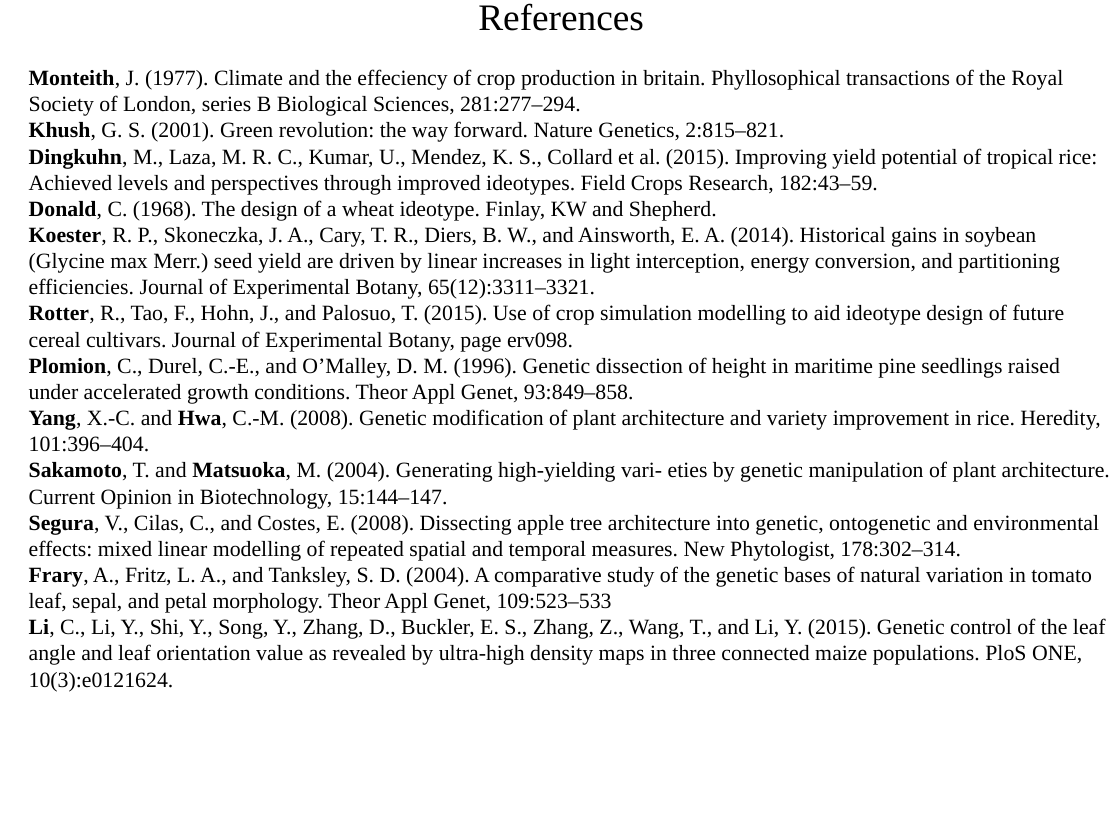
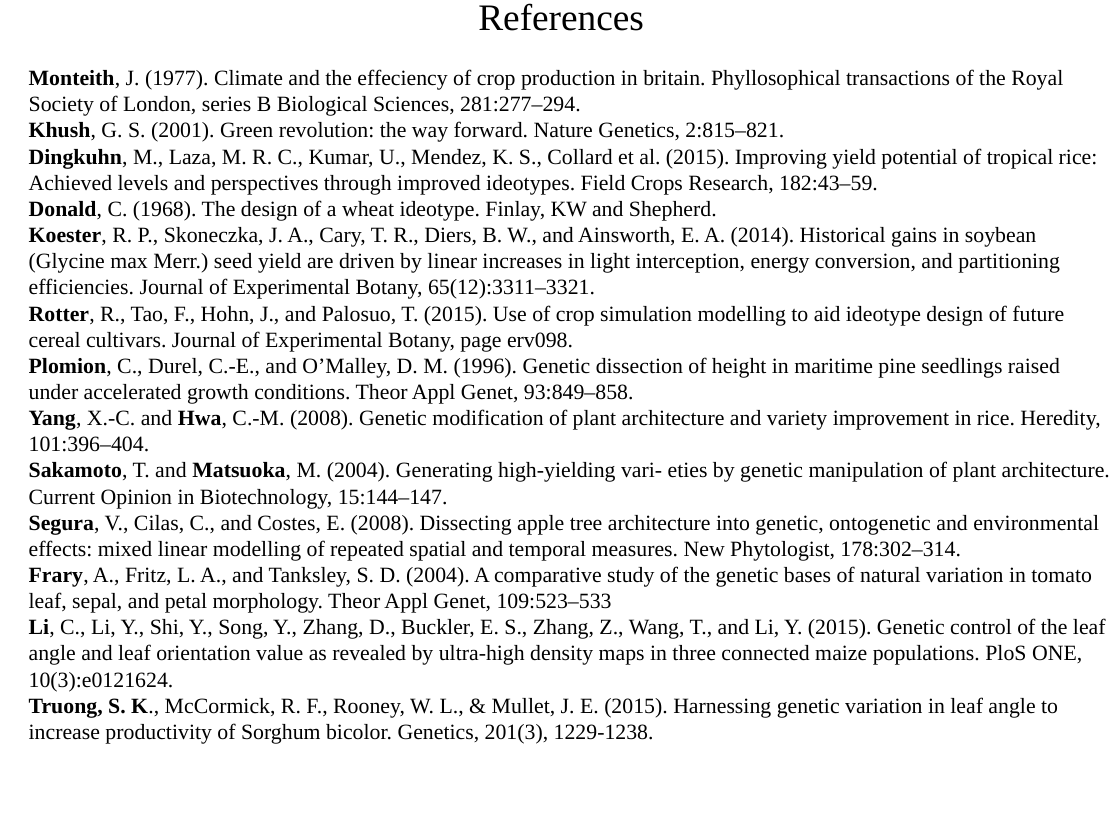
Before and after one commit to openalea-training/supagro_training_2018, a slide deck: slide 9 of TD_1/Intro.pptx (slide 6 before the commit). Drawn at 1120x840 pixels with LibreOffice and Linux fonts; fonts in the diff are those of the drawing. Boxes give left, top, right and bottom in pixels: in the first picture for what was removed or moved away, otherwise in the second. Text is boxed around its words. In the diff, an @@ line names an element or a change of style, - is before the commit and + after.

```diff
--- a/TD_1/Intro.pptx
+++ b/TD_1/Intro.pptx
@@ text at (x1=29, y1=697, x2=1058, y2=744): paragraph added @@
+Truong, S. K., McCormick, R. F., Rooney, W. L., & Mullet, J. E. (2015). Harnessing genetic variation in leaf angle to increase productivity of Sorghum bicolor. Genetics, 201(3), 1229-1238.
```
Also in this commit, not shown: 2 other slides changed, 4 slides added, 1 slide removed.
